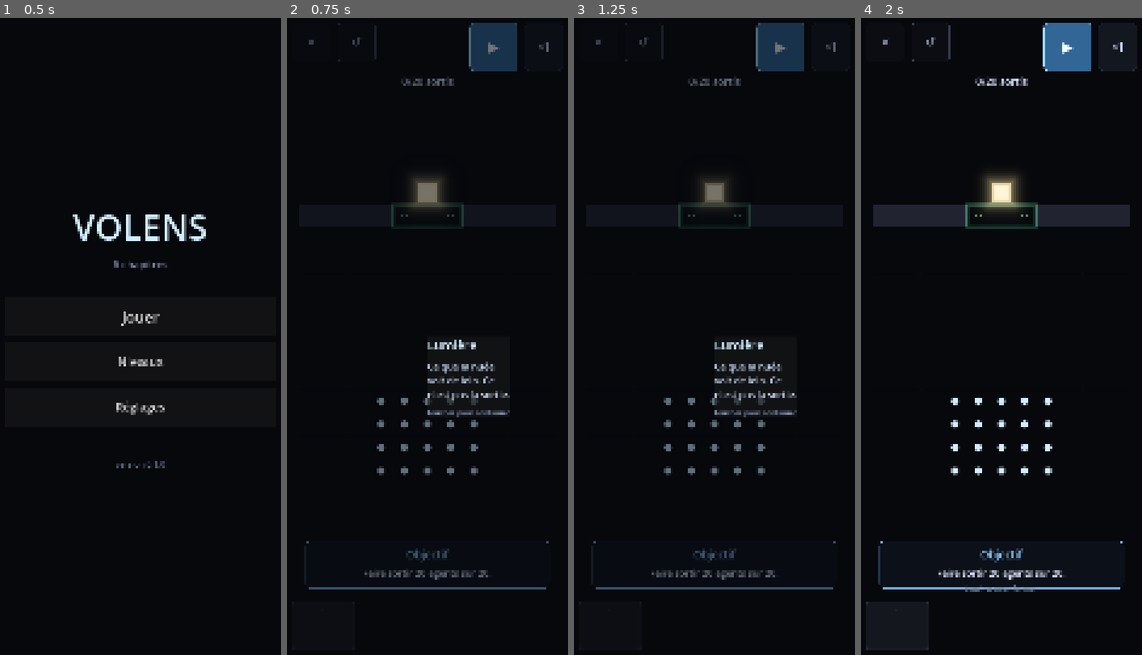
Above: before the commit, frames 1-4 (left to right).
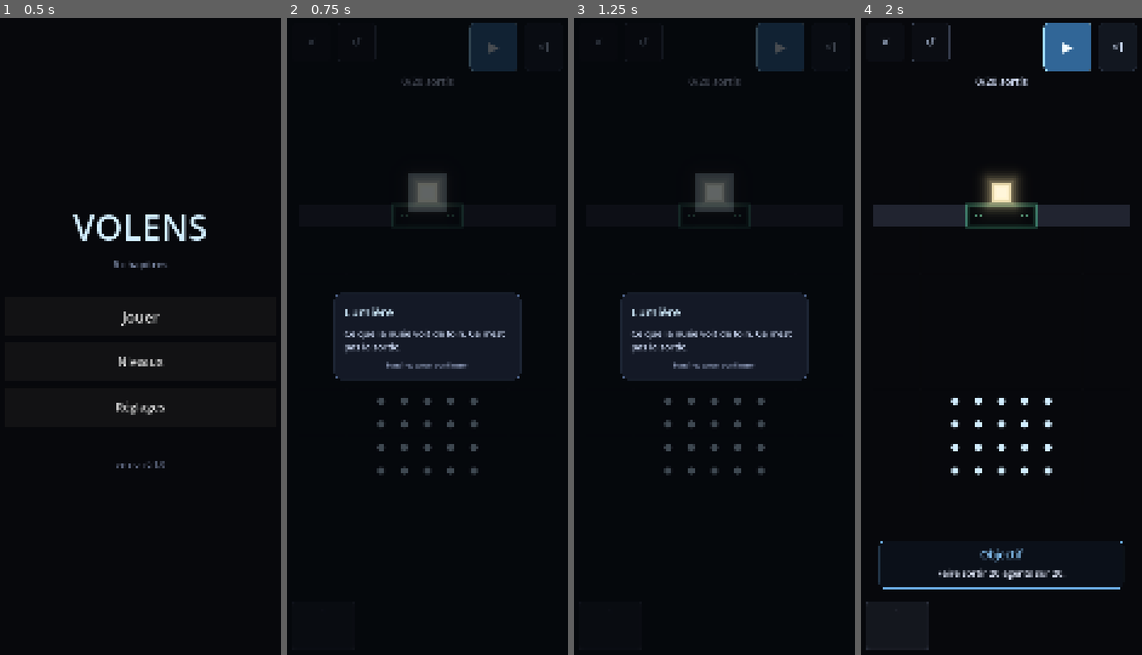
Above: after the commit, the same moments.

Repository: HelloIAmRomain/Volens
Game: Godot game, scene res://game/ui/app.tscn
Same seed, same stepped clock (60 frames per second), same inputs: the game is played once before the commit and once after it.
Inputs:
- Up to frame 1 (0.5 s): no input
- Up to frame 2 (0.75 s): click "Jouer" at 0.5 s
- Up to frame 3 (1.25 s): no input
- Up to frame 4 (2 s): click "✕" at 1.25 s

Frame 1 is identical in both runs. In frame 2, 10% of the frame differs, in the area x 6-94%, y 0-90%; in frame 3, 10%; in frame 4, 0.1%.

Commit message:
feat(ui): la légende désigne ce dont elle parle, et ne partage plus l'écran
« Lorsque l'on décrit un élément, il faut qu'il soit en surbrillance par rapport
au reste pour comprendre de quoi on parle. » Le mot « Lumière » devant huit
marques colorées ne renseigne pas : le joueur lit un nom et cherche à quoi il
correspond. Le voile s'assombrit à 0,72 et les cases décrites reçoivent un halo
PAR-DESSUS lui — plus lumineuses que tout le reste de l'écran. Trouer le voile
aurait laissé la case au même éclat que son entourage ; c'est le contraste qui
fait la désignation.

TROIS DÉFAUTS DE MISE EN PAGE, tous invisibles au poste de travail et tous
évidents sur la première capture d'appareil :

  · la carte partait sur le côté et chevauchait les emplacements de règles — un
    PRESET_CENTER en mode MINSIZE se cale sur la taille minimale du panneau, or
    celle d'un libellé à retour à la ligne automatique vaut zéro ;
  · le texte se posait à même la grille, la nuée passant derrière les mots ;
  · la légende s'affichait EN MÊME TEMPS que le panneau d'objectif, chacun avec
    son « touchez pour… ». Deux surcouches simultanées ne font pas deux
    informations, elles en font zéro.

L'ordre est désormais légende PUIS objectif : la légende explique le vocabulaire
que l'objectif emploie. Lire « faire sortir 17 agents » sans savoir ce qu'est la
lumière visible à l'écran, c'est lire la consigne avant l'alphabet.

Vérifié sur l'appareil : la case du danger est encadrée, le reste s'efface, et
le panneau d'objectif prend la suite au premier contact. 448/448.

FORGE : gabarit `split` — deux routes de coûts différents, la forme que la
décision 191 réclame pour le bouclier. Un défaut corrigé au passage : il perçait
TROIS ouvertures au lieu de deux, dont deux voisines, si bien que le goulot
bouché se contournait d'une case. Invisible dans les chiffres, visible en
relisant la carte produite.

Diff:
--- a/game/meta/mechanic_primer.gd
+++ b/game/meta/mechanic_primer.gd
@@ -91,6 +91,8 @@
 		var t := int(c)
 		if ENTRIES.has(t):
 			found[t] = true
+	var size: Array = grid.get("size", [0, 0])
+	var width: int = int(size[0]) if size.size() > 0 else 0
 	var out: Array = []
 	for t in [
 			GridState.CellType.LIGHT_SOURCE,
@@ -101,10 +103,28 @@
 			GridState.CellType.PRESSURE_DOOR,
 			GridState.CellType.SWITCH,
 			GridState.CellType.SHIELD]:
-		if found.has(t):
-			out.append(ENTRIES[t])
-	if not (grid.get("one_way", []) as Array).is_empty():
-		out.append(ONE_WAY_ENTRY)
+		if not found.has(t):
+			continue
+		# CHAQUE ENTRÉE PORTE SES CASES, et c'est ce qui la rend montrable.
+		# Nommer « la lumière » sans désigner laquelle ne renseigne qu'à moitié :
+		# le joueur lit un mot et cherche à quoi il correspond parmi huit
+		# marques colorées.
+		var entry: Dictionary = (ENTRIES[t] as Dictionary).duplicate()
+		var cells_of: Array = []
+		for i in range(cells.size()):
+			if int(cells[i]) == t and width > 0:
+				@warning_ignore("integer_division")
+				cells_of.append(Vector2i(i % width, i / width))
+		entry["cells"] = cells_of
+		out.append(entry)
+	var one_way: Array = grid.get("one_way", [])
+	if not one_way.is_empty():
+		var ow: Dictionary = ONE_WAY_ENTRY.duplicate()
+		var ow_cells: Array = []
+		for triplet in one_way:
+			ow_cells.append(Vector2i(int(triplet[0]), int(triplet[1])))
+		ow["cells"] = ow_cells
+		out.append(ow)
 	return out
 
 ## Ceux que le joueur n'a jamais vus. Au plus DEUX à la fois : trois cartes
--- a/game/ui/app.gd
+++ b/game/ui/app.gd
@@ -126,12 +126,27 @@
 		session.speed_index = 0 if LevelCatalog.index_of(level_id) == 0 else 1
 		screen.set_speed_index(session.speed_index)
 		session.save_to_disk()
-		screen.show_objective_panel()
 	# La persistance n'est branchée qu'UNE FOIS l'écran en place : sinon le
 	# chargement lui-même émet `state_changed` et réécrit la session avec le
 	# tick zéro, effaçant précisément ce qu'on s'apprêtait à restaurer.
 	screen.state_changed.connect(_persist_session)
-	_present_new_mechanics(screen, level_data)
+
+	# UNE SEULE SURCOUCHE À LA FOIS, ET DANS CET ORDRE. Les deux s'affichaient
+	# ensemble à l'essai sur l'appareil : la légende par-dessus le panneau
+	# d'objectif, chacune avec son « touchez pour… », et le joueur ne savait plus
+	# ce qu'il refermait. Deux panneaux simultanés ne font pas deux informations,
+	# ils en font zéro.
+	#
+	# LA LÉGENDE PASSE D'ABORD parce qu'elle explique le vocabulaire que
+	# l'objectif emploie. Lire « faire sortir 17 agents » sans savoir ce qu'est
+	# la lumière qu'on voit à l'écran, c'est lire la consigne avant l'alphabet.
+	var showing_resume: bool = resume and session.level_id == level_id
+	var card := _present_new_mechanics(screen, level_data)
+	if card == null:
+		if not showing_resume:
+			screen.show_objective_panel()
+	elif not showing_resume:
+		card.dismissed.connect(func() -> void: screen.show_objective_panel())
 	return screen
 
 ## LA LÉGENDE DES ÉLÉMENTS JAMAIS RENCONTRÉS.
@@ -144,17 +159,28 @@
 ## fermée par un retour au menu, par une mise en veille ou par la fin du
 ## processus reviendrait sinon au niveau suivant — et la « une seule fois »
 ## n'aurait plus rien d'une promesse.
-func _present_new_mechanics(screen: GameScreen, level_data: Dictionary) -> void:
+func _present_new_mechanics(screen: GameScreen, level_data: Dictionary) -> MechanicCard:
 	var entries := MechanicPrimer.unseen_in(level_data, progress.seen)
 	if entries.is_empty():
-		return
+		return null
 	var keys := PackedStringArray()
 	for entry in entries:
 		keys.append(String((entry as Dictionary)["key"]))
 	progress.mark_seen(keys)
+	# LES CASES DÉCRITES SONT DÉSIGNÉES À L'ÉCRAN. « Lumière » ne veut rien dire
+	# devant huit marques colorées ; le joueur lit un mot et cherche à quoi il
+	# correspond. On rassemble les cases de TOUTES les entrées montrées — deux au
+	# plus — parce qu'elles apparaissent ensemble sur la même carte.
+	var cells: Array = []
+	for entry in entries:
+		cells.append_array((entry as Dictionary).get("cells", []) as Array)
 	var card := MechanicCard.new()
 	screen.add_child(card)
-	card.setup(entries)
+	# Le calcul des rectangles vient APRÈS l'ajout à l'arbre : la vue n'a pas de
+	# géométrie tant qu'elle n'a pas été disposée, et les rectangles vaudraient
+	# tous zéro.
+	card.setup(entries, screen.screen_rects_of(cells))
+	return card
 
 func _on_play_requested() -> void:
 	# « Continuer » et « Jouer » sont le MEME bouton : c'est l'existence d'une
--- a/game/ui/game_screen.gd
+++ b/game/ui/game_screen.gd
@@ -617,6 +617,21 @@
 		_hide_explain()
 		_toggle_play()
 
+## Rectangles occupés à L'ÉCRAN par une liste de cases. La vue vit dans un
+## sous-écran ; ses pixels ne sont ceux de l'écran qu'une fois décalés de la
+## position de son hôte, et l'oublier place la surbrillance à côté de ce qu'elle
+## désigne — d'autant plus loin que la grille est haute.
+func screen_rects_of(cells: Array) -> Array:
+	var out: Array = []
+	if _view == null or _view_host == null:
+		return out
+	for c in cells:
+		var r: Rect2 = _view.cell_rect_of(c)
+		if r.size.x <= 0.0:
+			continue
+		out.append(Rect2(r.position + _view_host.position, r.size))
+	return out
+
 func _show_explain_at(local_pos: Vector2) -> bool:
 	if _view == null or _view.current_state() == null:
 		return false
--- a/game/ui/mechanic_card.gd
+++ b/game/ui/mechanic_card.gd
@@ -28,27 +28,67 @@
 
 signal dismissed
 
-func setup(entries: Array) -> void:
+## Rectangles à faire ressortir, en pixels d'écran.
+var _spots: Array = []
+
+func setup(entries: Array, spots: Array = []) -> void:
+	_spots = spots
 	set_anchors_and_offsets_preset(Control.PRESET_FULL_RECT)
 	# ELLE INTERCEPTE LE CONTACT, mais ne fige rien : c'est ce qui permet de la
 	# refermer en touchant n'importe où plutôt qu'en visant un bouton — geste
 	# qu'on fait sans regarder, donc sans quitter la grille des yeux.
 	mouse_filter = Control.MOUSE_FILTER_STOP
 
+	# LE VOILE EST PLUS SOMBRE QU'UN VOILE ORDINAIRE, parce qu'il ne sert pas à
+	# atténuer : il sert à FAIRE RESSORTIR. C'est le contraste entre lui et les
+	# cases désignées qui répond à la question « de quoi parle-t-on ? ».
 	var veil := ColorRect.new()
 	veil.set_anchors_and_offsets_preset(Control.PRESET_FULL_RECT)
-	veil.color = Color(0.02, 0.03, 0.05, 0.55)
+	veil.color = Color(0.02, 0.03, 0.05, 0.72)
 	veil.mouse_filter = Control.MOUSE_FILTER_IGNORE
 	add_child(veil)
 
+	# LA SURBRILLANCE PASSE PAR-DESSUS LE VOILE, jamais en trouant le voile.
+	# Découper des trous demanderait de composer des rectangles et laisserait la
+	# case au même éclat que le reste de l'écran ; un halo par-dessus la rend
+	# PLUS lumineuse que tout ce qui l'entoure, ce qui est exactement le geste
+	# de désignation recherché.
+	var spotlight := _Spotlight.new()
+	spotlight.set_anchors_and_offsets_preset(Control.PRESET_FULL_RECT)
+	spotlight.mouse_filter = Control.MOUSE_FILTER_IGNORE
+	spotlight.rects = _spots
+	add_child(spotlight)
+
+	# LE CENTRAGE PASSE PAR UN CONTENEUR PLEIN ÉCRAN, jamais par un preset posé
+	# sur le panneau lui-même. Essayé, mesuré sur l'appareil : un `PRESET_CENTER`
+	# en mode MINSIZE se cale sur la taille minimale du panneau, or celle d'un
+	# libellé à retour à la ligne automatique vaut zéro — la carte partait sur le
+	# côté et chevauchait les emplacements de règles.
+	var centre := CenterContainer.new()
+	centre.set_anchors_and_offsets_preset(Control.PRESET_FULL_RECT)
+	centre.mouse_filter = Control.MOUSE_FILTER_IGNORE
+	add_child(centre)
+
 	var panel := PanelContainer.new()
-	panel.set_anchors_and_offsets_preset(Control.PRESET_CENTER,
-		Control.PRESET_MODE_MINSIZE, int(UiMetrics.MARGIN))
 	panel.mouse_filter = Control.MOUSE_FILTER_IGNORE
-	add_child(panel)
+	# UN FOND OPAQUE, ET C'EST LA MOITIÉ DE LA LISIBILITÉ. Sans lui, le texte se
+	# posait directement sur la grille : la nuée passait derrière les mots, et la
+	# légende avait l'air d'un défaut d'affichage plutôt que d'un message.
+	var box := StyleBoxFlat.new()
+	box.bg_color = Color(0.08, 0.10, 0.15, 0.98)
+	box.border_color = Color(0.30, 0.38, 0.52)
+	box.set_border_width_all(2)
+	box.set_corner_radius_all(int(UiMetrics.GAP))
+	box.set_content_margin_all(UiMetrics.MARGIN)
+	panel.add_theme_stylebox_override("panel", box)
+	centre.add_child(panel)
 
 	var column := VBoxContainer.new()
 	column.add_theme_constant_override("separation", int(UiMetrics.GAP))
+	# LARGEUR IMPOSÉE. Un libellé qui se replie tout seul choisit une largeur
+	# absurde — trois mots par ligne sur une carte deux fois trop étroite, ce que
+	# la capture d'essai montrait exactement.
+	column.custom_minimum_size.x = 620.0
 	panel.add_child(column)
 
 	for entry in entries:
@@ -85,3 +125,31 @@
 	elif event is InputEventScreenTouch and not (event as InputEventScreenTouch).pressed:
 		dismissed.emit()
 		queue_free()
+
+## LE HALO DE DÉSIGNATION — un cadre clair et un fond éclairci sur chaque case
+## décrite, dessinés par-dessus le voile.
+##
+## POURQUOI UN NŒUD À PART. `_draw` d'un Control ne peint que sous ses enfants ;
+## le halo doit passer AU-DESSUS du voile et EN DESSOUS du panneau, ce qui est
+## exactement une position dans la liste des enfants — pas un réglage de couche.
+##
+## AUCUNE ANIMATION : le halo ne pulse pas, ne clignote pas. Un clignotement
+## demanderait d'être regardé au bon moment (ENF-21), alors qu'ici tout est déjà
+## à l'arrêt pour être lu.
+class _Spotlight extends Control:
+	var rects: Array = []
+
+	func _draw() -> void:
+		for r in rects:
+			var rect: Rect2 = r
+			# Le halo déborde d'un tiers de case : sur une grille dense, un cadre
+			# calé pile sur la case se confond avec le trait de grille.
+			var pad: float = rect.size.x * 0.34
+			var wide := Rect2(rect.position - Vector2(pad, pad),
+				rect.size + Vector2(pad, pad) * 2.0)
+			var glow := ViewPalette.AGENT_PLAIN
+			glow.a = 0.16
+			draw_rect(wide, glow, true)
+			var edge := ViewPalette.AGENT_PLAIN
+			edge.a = 0.95
+			draw_rect(wide, edge, false, maxf(rect.size.x * 0.08, 2.0))
--- a/game/view/sim_view.gd
+++ b/game/view/sim_view.gd
@@ -426,6 +426,15 @@
 
 func _to_pixels(cell: Vector2) -> Vector2:
 	return _grid_origin + (cell + Vector2(0.5, 0.5)) * _cell_size
+
+## Rectangle occupé par une case, en pixels de la vue. L'inverse de
+## `cell_at_pixel`, et il sert à DÉSIGNER : une légende qui nomme « la lumière »
+## sans montrer laquelle ne renseigne qu'à moitié.
+func cell_rect_of(cell: Vector2i) -> Rect2:
+	if _cell_size <= 0.0:
+		return Rect2()
+	return Rect2(_grid_origin + Vector2(cell) * _cell_size,
+		Vector2(_cell_size, _cell_size))
 
 ## Case de grille sous un point de l'écran, ou (-1,-1) hors grille. Sert au
 ## diagnostic EF-05 : le joueur touche un agent, pas une coordonnée.
--- a/tools/design/level_forge.gd
+++ b/tools/design/level_forge.gd
@@ -391,7 +391,7 @@
 				# piège et il faut composer pour l'atteindre. Les deux régimes
 				# doivent être essayés, pas seulement le premier.
 				for lx in [ox, maxi(0, ox - 2), mini(w - 1, ox + 2), 0, w - 1]:
-					for band in (_bands if not _bands.is_empty() else ["none", "one_gap", "two_gaps"]):
+					for band in (_bands if not _bands.is_empty() else ["none", "one_gap", "two_gaps", "split"]):
 						for gx in [w / 3, w / 2, (2 * w) / 3]:
 							for plug in (_plugs if not _plugs.is_empty() else [false, true]):
 								if plug and band == "none":
@@ -442,13 +442,40 @@
 	if band != "none":
 		for x in range(w):
 			rows[my][x] = "#"
-		rows[my][int(s["gx"])] = "."
+		# `split` PERCE SES PROPRES OUVERTURES et n'utilise pas `gx` : lui laisser
+		# ouvrir la sienne en plus donnait TROIS passages, dont deux voisins — le
+		# goulot bouché se contournait d'une case, et le raccourci qu'on voulait
+		# faire payer devenait gratuit. Le défaut ne se voyait pas dans les
+		# chiffres, seulement en relisant la carte produite.
+		if band != "split":
+			rows[my][int(s["gx"])] = "."
 		if band == "two_gaps":
 			var other: int = (int(s["gx"]) + w / 3) % (w - 2) + 1
 			if other != int(s["gx"]):
 				rows[my][other] = "."
+		elif band == "split":
+			# DEUX ROUTES DE COÛTS DIFFÉRENTS, et c'est une forme que les autres
+			# gabarits ne savent pas produire. `two_gaps` place ses ouvertures au
+			# hasard de l'arithmétique : elles finissent voisines, les deux
+			# routes se valent, et le choix n'existe pas.
+			#
+			# Ici l'une des ouvertures tombe À L'APLOMB de la nuée — le chemin le
+			# plus court possible — et l'autre à l'extrémité opposée de la paroi.
+			# Le raccourci est alors court PARCE QU'il est court, pas par
+			# accident, et le détour coûte toute la largeur de la carte.
+			#
+			# C'EST LA FORME QUE LA DÉCISION 191 RÉCLAME POUR LE BOUCLIER :
+			# « une carte où traverser le danger est un CHOIX — un raccourci
+			# payant contre un détour lent ». Bouché, le raccourci se paie ; libre
+			# et lointain, le détour se paie en temps.
+			var near: int = clampi(int(s["bx"]) + int(s["sw"]) / 2, 1, w - 2)
+			var far: int = 1 if near > w / 2 else w - 2
+			rows[my][near] = "."
+			rows[my][far] = "."
+			s["near_gap"] = near
 		if bool(s["plug"]):
-			rows[my][int(s["gx"])] = "X"
+			var plugged: int = int(s.get("near_gap", s["gx"]))
+			rows[my][plugged] = "X"
 
 	# L'ATELIER À BOUCLIERS, À L'ÉCART de la ligne droite : posé dans
 	# l'entonnoir il couvre tout le monde et `[R01]` seule regagne (décision
Not shown, added: tests/unit/test_mechanic_primer.gd.uid
Not shown, changed: docs/carnet_de_bord.md
